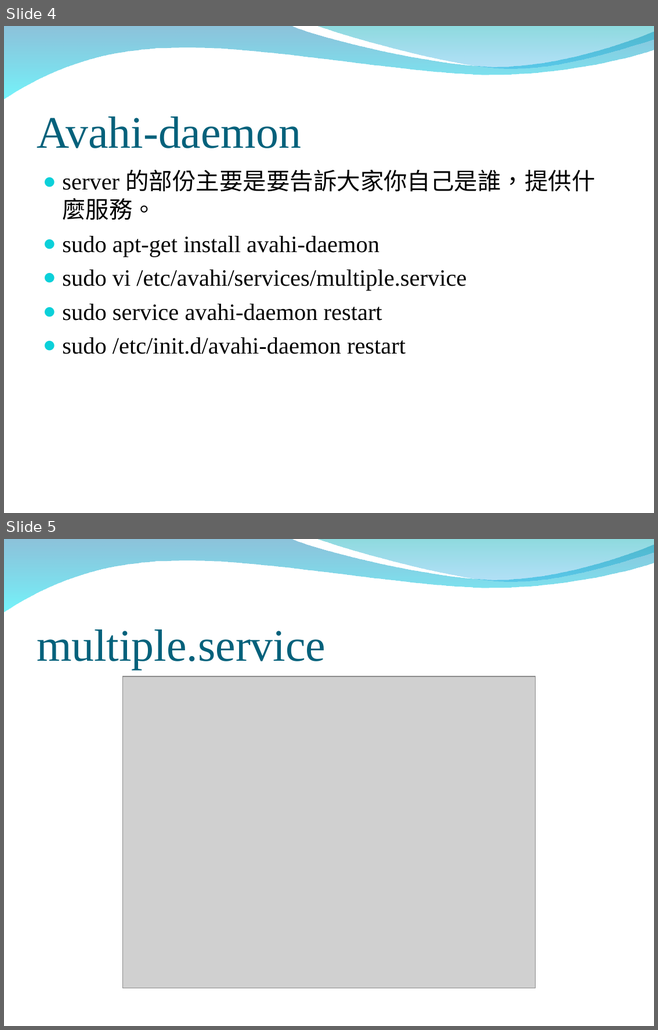
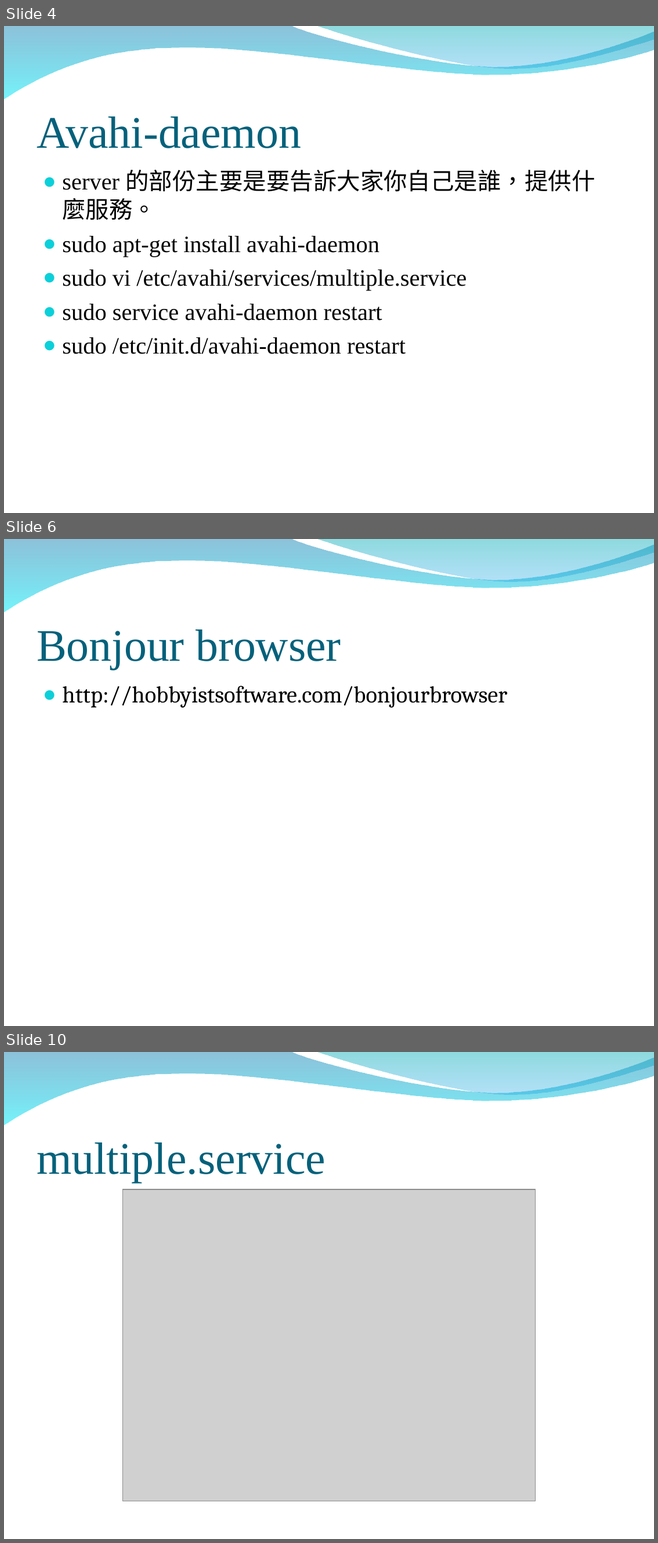
Before and after one commit to peter279k/regular_meeting, a slide deck: mDNS.ppt. Shown one above the other, each under a label of ours: slides 4 and 5 before the commit, slides 4, 6 and 10 after it; the slides between them are not shown. The pictures are 658x1030 and 658x1543 pixels, drawn with LibreOffice and Linux fonts; fonts in the diff are those of the drawing; grey boxes stand for pictures; background and template pictures are left out. Boxes give left, top, right and bottom in pixels: in the first picture for what was removed or moved away, otherwise in the second. Text is boxed around its words. In the diff, an @@ line names an element or a change of style, - is before the commit and + after.

Commit message:
新增bonjour problem 和 bonjour broswer Demo

```diff
--- a/mDNS.ppt
+++ b/mDNS.ppt
@@ slide 6 added at (x1=4, y1=539, x2=654, y2=1026), background picture (left out); not listed: 2 template elements that a slide beside it also shows @@
@@ title added at (x1=36, y1=629, x2=340, y2=669), 50 pt, text #04617B @@
+Bonjour browser
@@ text added at (x1=62, y1=686, x2=507, y2=708), 26 pt, text #000000 @@
+● http://hobbyistsoftware.com/bonjourbrowser
@@ what was slide 5 is now slide 10 @@
```
Also in this commit, not shown: 1 slide changed, 4 other slides added, 1 other file.
